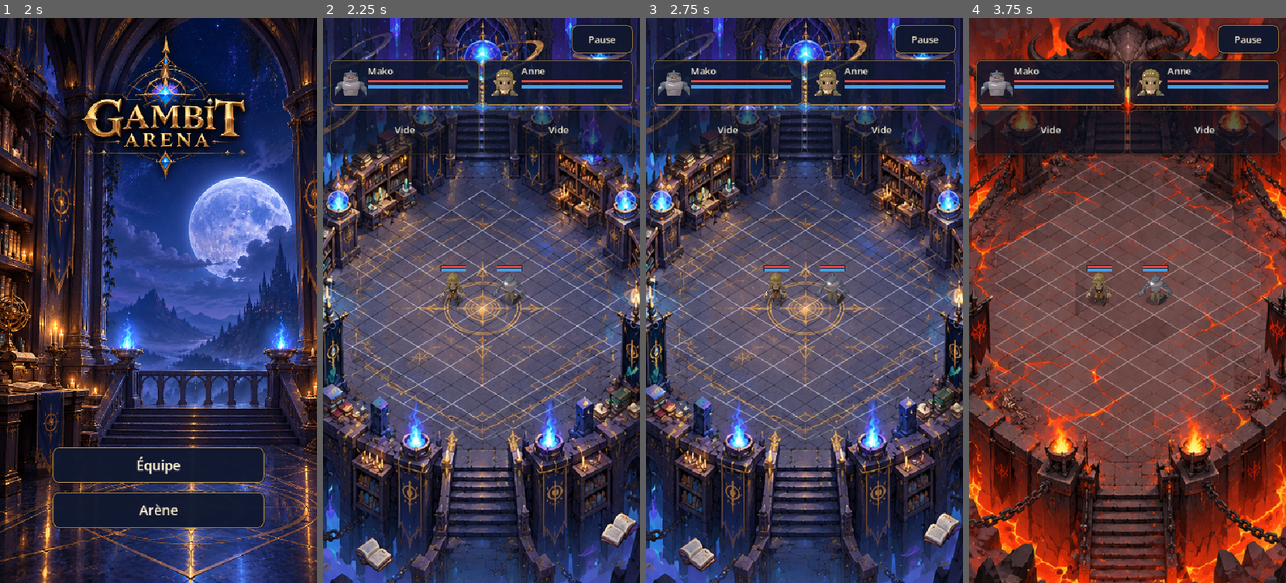
Above: before the commit, frames 1-4 (left to right).
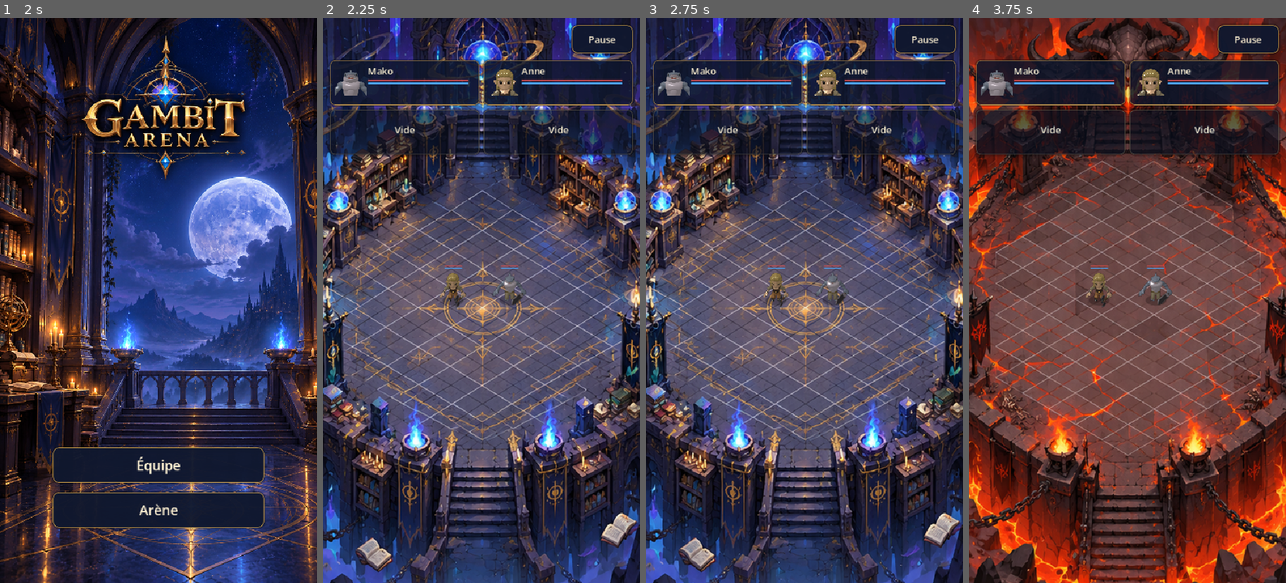
Above: after the commit, the same moments.

Repository: RobinArcangioli/gambit-arena
Game: Godot game, scene res://scenes/app/app_root.tscn
The game is run twice, just before and just after one commit, with the same random seed, the same clock (stepped at 60 frames per second) and the same inputs.
Inputs:
- Up to frame 1 (2 s): click "Équipe" at 0.5 s; click "‹ Accueil" at 1.25 s
- Up to frame 2 (2.25 s): click "Arène" at 2 s
- Up to frame 3 (2.75 s): no input
- Up to frame 4 (3.75 s): click "Pause" at 2.75 s; click "Rejouer" at 3.5 s

Frame 1 is identical in both runs. In frame 2, 1.1% of the frame differs, in the area x 13-95%, y 10-45%; in frame 3, 1.1%; in frame 4, 1.1%.

Commit message:
feat: [GRAPHICS-011] barres de combat fines et néon

Diff:
--- /dev/null
+++ b/resources/presentation/status_bars/neon.tres
@@ -0,0 +1,4 @@
+[gd_resource type="Resource" load_steps=2 format=3]
+[ext_resource type="Script" path="res://scripts/presentation/status_bar_style.gd" id="1"]
+[resource]
+script = ExtResource("1")
--- /dev/null
+++ b/scenes/debug/neon_bars_lab.tscn
@@ -0,0 +1,7 @@
+[gd_scene load_steps=4 format=3]
+[ext_resource type="PackedScene" path="res://scenes/arena/arena.tscn" id="1"]
+[ext_resource type="Script" path="res://scripts/presentation/neon_bars_lab.gd" id="2"]
+[ext_resource type="Resource" path="res://resources/presentation/arenas/arcane_bleu_sombre.tres" id="3"]
+[node name="NeonBarsLab" instance=ExtResource("1")]
+script = ExtResource("2")
+arena_definition = ExtResource("3")
--- a/scripts/presentation/hero_status_panel.gd
+++ b/scripts/presentation/hero_status_panel.gd
@@ -20,7 +20,7 @@
 		portrait=TextureRect.new();portrait.texture=PORTRAITS[hero_id]
 		portrait.expand_mode=TextureRect.EXPAND_IGNORE_SIZE;portrait.stretch_mode=TextureRect.STRETCH_KEEP_ASPECT_CENTERED
 		portrait.mouse_filter=Control.MOUSE_FILTER_IGNORE;content.add_child(portrait)
-		bars=Bars.new();bars.bar_height=5;bars.bar_gap=4;content.add_child(bars)
+		bars=Bars.new();bars.apply_style(Bars.DEFAULT_STYLE,true);content.add_child(bars)
 	resized.connect(_layout);_layout()
 func _layout() -> void:
 	if caption==null:return
--- /dev/null
+++ b/scripts/presentation/neon_bars_lab.gd
@@ -0,0 +1,84 @@
+extends "res://scripts/app/arena_page.gd"
+## Isolated demonstration snapshots; never reads or writes the player's orders.
+const BarStyle = preload("res://resources/presentation/status_bars/neon.tres")
+var trials: Array[Resource] = []
+var selected: int = 1
+var running: bool = false
+var lab_panel: PanelContainer
+var caption: Label
+var controls: Array[Button] = []
+var dark_arena: bool = false
+
+func _ready() -> void:
+	save_path="user://graphics011_bars_lab.json"
+	super._ready()
+	for i in range(3):
+		var profile: Resource = BarStyle.duplicate()
+		profile.world_height=[1.0,1.25,1.5][i];profile.panel_height=[1.6,1.9,2.2][i]
+		profile.glow_strength=[0.14,0.22,0.30][i];profile.glow_radius=[0.85,1.0,1.15][i]
+		trials.append(profile)
+	lab_panel=PanelContainer.new();add_child(lab_panel)
+	var paint:=StyleBoxFlat.new();paint.bg_color=Color("10182ff0");paint.border_color=Color("d9a64c")
+	paint.set_border_width_all(1);paint.set_content_margin_all(12);lab_panel.add_theme_stylebox_override("panel",paint)
+	var column:=VBoxContainer.new();lab_panel.add_child(column);caption=_label(column,16)
+	var row:=HBoxContainer.new();column.add_child(row)
+	for i in range(3):controls.append(_button(row,["A · Discret","B · Fin lisible","C · Lumineux"][i],choose_trial.bind(i)))
+	var actions:=HBoxContainer.new();column.add_child(actions)
+	controls.append(_button(actions,"Clair / sombre",switch_arena))
+	controls.append(_button(actions,"Animer / figer",toggle_motion))
+	var note:=_label(column,12);note.text="Héros et ennemis : longueur −30 %\nPanneaux : longueur conservée · instantané de démonstration"
+	_snapshot();switch_arena();choose_trial(1)
+
+func _snapshot() -> void:
+	simulation.reset();simulation.rules={"mako":[],"anne":[]};simulation.wave.cap=2
+	action_presenter.reset_run(simulation.run_id)
+	var mako=simulation.hero(&"mako");var anne=simulation.hero(&"anne")
+	mako.state.damage(50);anne.state.damage(70);mako.action.mana=36;anne.action.mana=27
+	mako.action.request(&"booster",anne);mako.action.elapsed=0.75
+	anne.action.request(&"heal",anne);anne.action.elapsed=0.45
+	for at in [Vector2(1.8,1.4),Vector2(-1.8,-1.4)]:simulation.add_enemy(at)
+	for enemy_unit in simulation.enemies:
+		enemy_unit.state.damage(16);enemy_unit.action.mana=42
+		enemy_unit.abilities.append(&"booster");enemy_unit.action.request(&"booster",anne);enemy_unit.action.elapsed=0.95
+	simulation.wave.cap=0
+	super._physics_process(0)
+	_apply_trial()
+
+func choose_trial(index: int) -> void:
+	if paused or application_guard.blocked:return
+	selected=clampi(index,0,2);_apply_trial();_refresh_lab()
+
+func _apply_trial() -> void:
+	if trials.is_empty():return
+	for bar in overhead.values():
+		if bar.style_resource!=trials[selected]:bar.apply_style(trials[selected])
+	for panel in hero_panels:
+		if panel.bars!=null and panel.bars.style_resource!=trials[selected]:panel.bars.apply_style(trials[selected],true)
+
+func toggle_motion() -> void:
+	if paused or application_guard.blocked:return
+	running=not running
+	if running:
+		simulation.rules=Orders.defaults();_reset()
+	else:_snapshot()
+	_apply_trial()
+
+func switch_arena() -> void:
+	if paused or application_guard.blocked:return
+	dark_arena=not dark_arena
+	arena_definition=Catalog.definition(&"arcane_bleu_sombre" if dark_arena else &"lumiere_angelique")
+	floor_canvas.set_definition(arena_definition);_sync_projection()
+
+func _physics_process(delta: float) -> void:
+	if running:super._physics_process(delta)
+	_apply_trial()
+
+func _process(delta: float) -> void:
+	super._process(delta);_apply_trial();_refresh_lab()
+
+func _refresh_lab() -> void:
+	if caption==null:return
+	caption.text="GRAPHICS-011 · Barres %s\n%s"%[["A · Discret","B · Fin lisible","C · Lumineux"][selected],"Combat automatique" if running else "Vue figée · PV / mana / incantations visibles"]
+	var height:float=maxf(194,lab_panel.get_combined_minimum_size().y)
+	lab_panel.size=Vector2(safe_rect.size.x-24,height);lab_panel.position=safe_rect.position+Vector2(12,safe_rect.size.y-height-12)
+	for button in controls:button.disabled=paused or application_guard.blocked or _modal_open()
--- a/scripts/presentation/overhead_bars.gd
+++ b/scripts/presentation/overhead_bars.gd
@@ -1,11 +1,19 @@
 extends Control
 ## Value-only visual. Order is always health, mana, then optional cast.
-@export var bar_width: float = 42.0
-@export var bar_height: float = 3.5
-@export var bar_gap: float = 2.0
+const DEFAULT_STYLE = preload("res://resources/presentation/status_bars/neon.tres")
+const NeonShader = preload("res://shaders/presentation/neon_status_bars.gdshader")
+const ORIGINAL_WORLD_WIDTH: float = 42.0
+const WORLD_WIDTH_RATIO: float = 0.70
+@export var bar_width: float = ORIGINAL_WORLD_WIDTH * WORLD_WIDTH_RATIO
+@export var bar_height: float = 1.25
+@export var bar_gap: float = 2.25
 @export var health_color := Color("e44949")
 @export var mana_color := Color("479fe7")
 @export var cast_color := Color("e6bc42")
+var style_resource: Resource
+var glow_radius: float = 1.0
+var glow_strength: float = 0.22
+var track_color: Color
 var health_ratio: float = 1.0
 var mana_ratio: float = 1.0
 var cast_ratio: float = 0.0
@@ -14,6 +22,17 @@
 
 func _init() -> void:
 	mouse_filter = Control.MOUSE_FILTER_IGNORE
+	var paint := ShaderMaterial.new();paint.shader = NeonShader;material = paint
+	apply_style(DEFAULT_STYLE)
+
+func apply_style(profile: Resource, panel_mode: bool = false) -> void:
+	style_resource = profile
+	bar_height = profile.panel_height if panel_mode else profile.world_height
+	bar_gap = profile.panel_gap if panel_mode else profile.world_gap
+	glow_radius = profile.glow_radius;glow_strength = profile.glow_strength
+	health_color = profile.health_color;mana_color = profile.mana_color;cast_color = profile.cast_color
+	track_color = profile.track_color
+	queue_redraw()
 
 func set_values(health: int, max_health: int, mana: float, max_mana: int, is_casting: bool, progress: float) -> void:
 	health_ratio = clampf(float(health) / maxf(1, max_health), 0.0, 1.0)
@@ -23,11 +42,19 @@
 	queue_redraw()
 
 func _draw() -> void:
-	var ratios: Array[float] = [health_ratio, mana_ratio, cast_ratio]
-	var colors: Array[Color] = [health_color, mana_color, cast_color]
-	for index in range(3 if casting else 2):
-		var rect := Rect2(-bar_width * 0.5, index * (bar_height + bar_gap), bar_width, bar_height)
-		draw_rect(rect.grow(1.0), Color("101b26"))
-		draw_rect(Rect2(rect.position, Vector2(bar_width * ratios[index], bar_height)), colors[index])
-	if selected:
-		draw_circle(Vector2(0, -5), 2.0, cast_color)
+	var paint := material as ShaderMaterial
+	if paint == null:return
+	paint.set_shader_parameter("bar_width",maxf(0.1,bar_width))
+	paint.set_shader_parameter("bar_height",maxf(0.1,bar_height))
+	paint.set_shader_parameter("bar_gap",maxf(0.0,bar_gap))
+	paint.set_shader_parameter("glow_radius",glow_radius)
+	paint.set_shader_parameter("glow_strength",glow_strength)
+	paint.set_shader_parameter("ratios",Vector3(health_ratio,mana_ratio,cast_ratio))
+	paint.set_shader_parameter("casting",casting);paint.set_shader_parameter("selected",selected)
+	paint.set_shader_parameter("health_color",health_color);paint.set_shader_parameter("mana_color",mana_color)
+	paint.set_shader_parameter("cast_color",cast_color);paint.set_shader_parameter("track_color",track_color)
+	var padding: float = ceilf(maxf(0.1,glow_radius)*3.0)+1.0
+	var top: float = minf(-padding,-8.0) if selected else -padding
+	var rows: int = 3 if casting else 2
+	var bottom: float = rows*bar_height+(rows-1)*bar_gap+padding
+	draw_rect(Rect2(-bar_width*.5-padding,top,bar_width+padding*2,bottom-top),Color.WHITE)
--- /dev/null
+++ b/scripts/presentation/status_bar_style.gd
@@ -0,0 +1,12 @@
+extends Resource
+## Shared art settings only; panel mode changes thickness, never length or actor values.
+@export var world_height: float = 1.25
+@export var panel_height: float = 1.9
+@export var world_gap: float = 2.25
+@export var panel_gap: float = 3.0
+@export var glow_radius: float = 1.0
+@export_range(0.0, 0.5) var glow_strength: float = 0.22
+@export var health_color: Color = Color("ff4545")
+@export var mana_color: Color = Color("399fff")
+@export var cast_color: Color = Color("ffd24a")
+@export var track_color: Color = Color(0.025,0.05,0.09,0.38)
--- /dev/null
+++ b/shaders/presentation/neon_status_bars.gdshader
@@ -0,0 +1,54 @@
+shader_type canvas_item;
+render_mode unshaded;
+uniform float bar_width = 29.4;
+uniform float bar_height = 1.25;
+uniform float bar_gap = 2.25;
+uniform float glow_radius = 1.0;
+uniform float glow_strength = 0.22;
+uniform vec3 ratios = vec3(1.0,1.0,0.0);
+uniform bool casting = false;
+uniform bool selected = false;
+uniform vec4 health_color : source_color = vec4(1.0,0.27,0.27,1.0);
+uniform vec4 mana_color : source_color = vec4(0.22,0.62,1.0,1.0);
+uniform vec4 cast_color : source_color = vec4(1.0,0.82,0.29,1.0);
+uniform vec4 track_color : source_color = vec4(0.025,0.05,0.09,0.38);
+varying vec2 local_position;
+void vertex() { local_position = VERTEX; }
+float rounded_box(vec2 p, vec2 half_size) {
+	float radius = min(half_size.x,half_size.y);
+	vec2 q = abs(p) - half_size + vec2(radius);
+	return length(max(q,vec2(0.0))) + min(max(q.x,q.y),0.0) - radius;
+}
+void over(inout vec4 target, vec3 tint, float alpha) {
+	float a = clamp(alpha,0.0,1.0);
+	target.rgb = tint*a + target.rgb*(1.0-a);
+	target.a = a + target.a*(1.0-a);
+}
+void fragment() {
+	vec4 modulation = COLOR;
+	vec4 result = vec4(0.0);
+	for (int i=0; i<3; i++) {
+		if (i==2 && !casting) { continue; }
+		vec4 tint = i==0 ? health_color : (i==1 ? mana_color : cast_color);
+		vec2 center = vec2(0.0,float(i)*(bar_height+bar_gap)+bar_height*0.5);
+		float d = rounded_box(local_position-center,vec2(bar_width,bar_height)*0.5);
+		float aa = max(fwidth(d)*0.5,0.15);
+		over(result,track_color.rgb,track_color.a*(1.0-smoothstep(-aa,aa,d)));
+		float filled = bar_width*clamp(ratios[i],0.0,1.0);
+		if (filled>0.0001) {
+			center.x = (filled-bar_width)*0.5;
+			d = rounded_box(local_position-center,vec2(filled,bar_height)*0.5);
+			float outside = max(d,0.0)/max(glow_radius,0.1);
+			float halo = exp(-outside*outside*1.5)*glow_strength;
+			over(result,tint.rgb,halo*tint.a);
+			float core = 1.0-smoothstep(-aa,aa,d);
+			over(result,mix(tint.rgb,vec3(1.0),0.12),core*0.94*tint.a);
+		}
+	}
+	// Historical diagnostics only; the product leaves selection disabled.
+	if (selected) {
+		float d = length(local_position-vec2(0.0,-5.0))-2.0;
+		over(result,cast_color.rgb,1.0-smoothstep(-0.4,0.4,d));
+	}
+	COLOR = vec4(result.rgb/max(result.a,0.00001),result.a)*modulation;
+}
Not shown, changed: export_presets.cfg
Not shown, added: scripts/presentation/neon_bars_lab.gd.uid
Not shown, added: scripts/presentation/status_bar_style.gd.uid
Not shown, added: shaders/presentation/neon_status_bars.gdshader.uid
Not shown, changed: ARCHITECTURE.md
Not shown, changed: PROJECT_STATUS.md
Not shown, changed: README.md
Not shown, changed: ROADMAP.md
Not shown, changed: docs/booster-roadmap.md
Not shown, added: docs/steps/GRAPHICS-011.md
Not shown, changed: docs/steps/UI-005.md
Not shown, added: tools/export_neon_bars_lab.py
